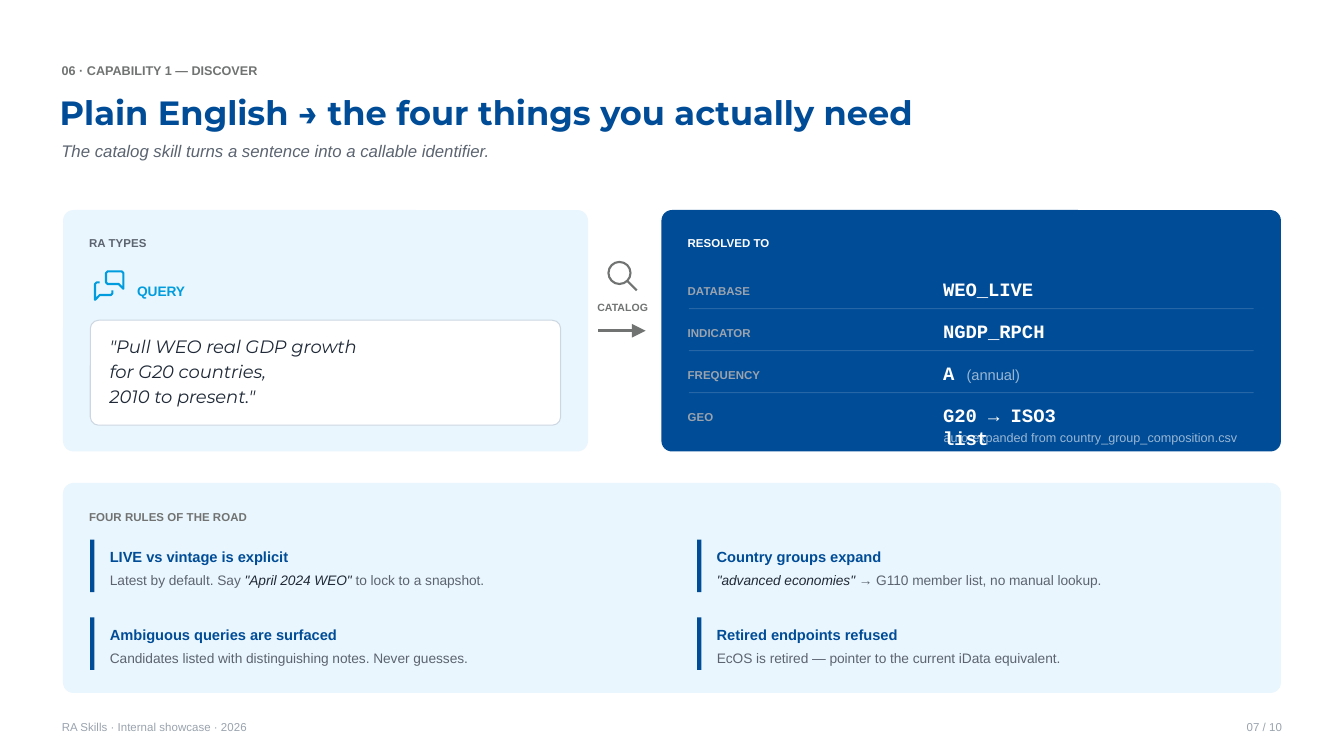
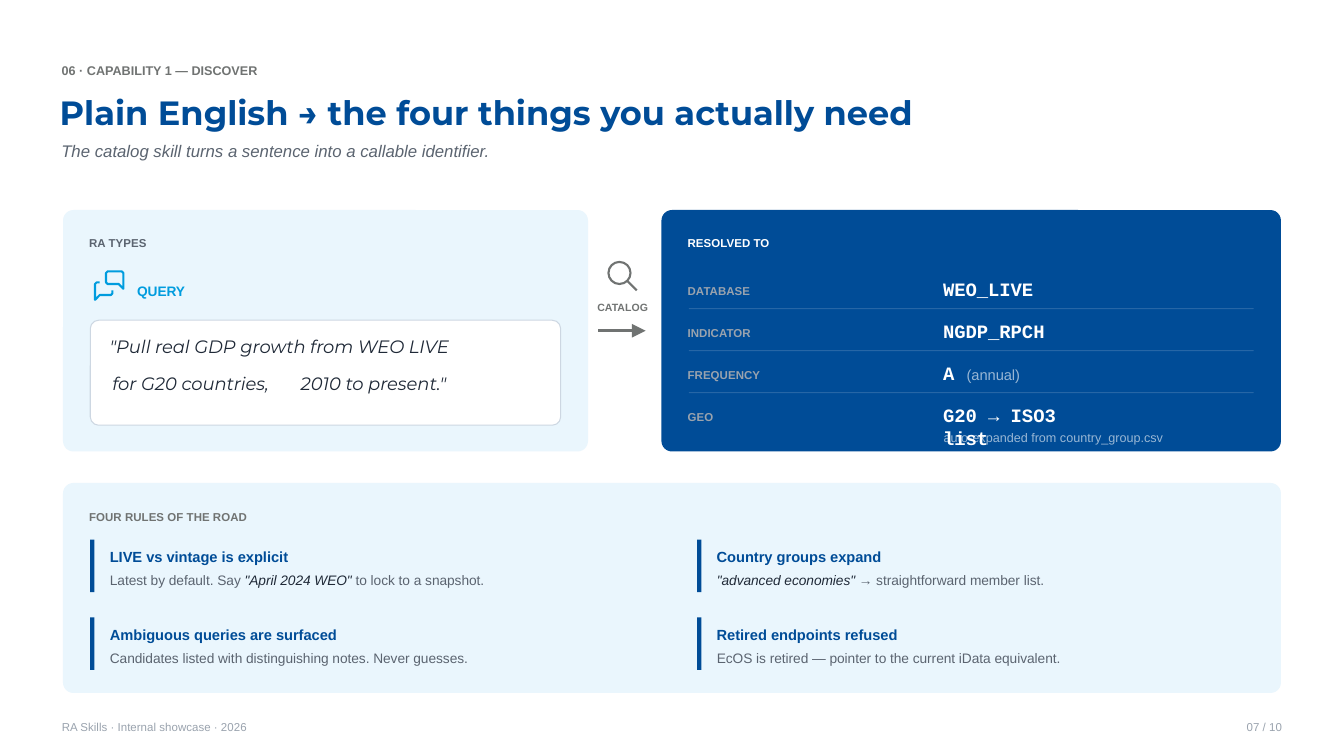
Before and after one commit to johnsonice/RA-Skills, a slide deck: slide 7 of docs/decks/RA-Skills-Showcase.pptx. Drawn at 1344x756 pixels with LibreOffice and Linux fonts; fonts in the diff are those of the drawing. Boxes give left, top, right and bottom in pixels: in the first picture for what was removed or moved away, otherwise in the second. Text is boxed around its words. In the diff, an @@ line names an element or a change of style, - is before the commit and + after.

```diff
--- a/docs/decks/RA-Skills-Showcase.pptx
+++ b/docs/decks/RA-Skills-Showcase.pptx
@@ text at (110, 339, 449, 357): text changed @@
-"Pull WEO real GDP growth
+"Pull real GDP growth from WEO LIVE
@@ text "for G20 countries,": place and size @@
-text "for G20 countries," at (110, 364, 266, 381)
+text "for G20 countries," at (112, 376, 269, 393)
@@ text "2010 to present."": place and size @@
-text "2010 to present."" at (109, 390, 255, 407)
+text "2010 to present."" at (301, 377, 446, 394)
@@ text at (944, 433, 1163, 445): text changed @@
-auto-expanded from country_group_composition.csv
+auto-expanded from country_group.csv
@@ text at (717, 575, 1044, 588): text changed @@
-"advanced economies" → G110 member list, no manual lookup.
+"advanced economies" → straightforward member list.
```
Also in this commit, not shown: 7 other slides changed, 1 slide added, 1 slide removed.
